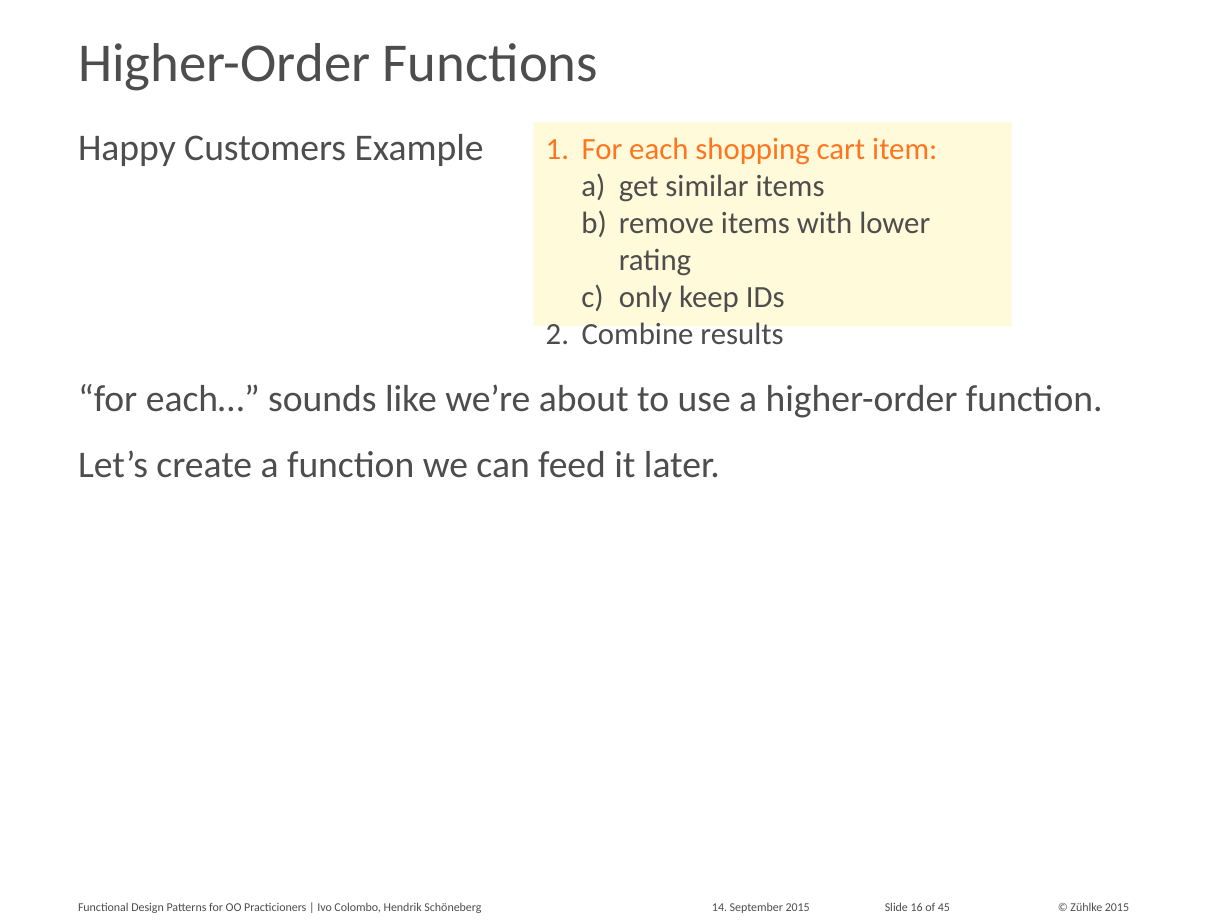
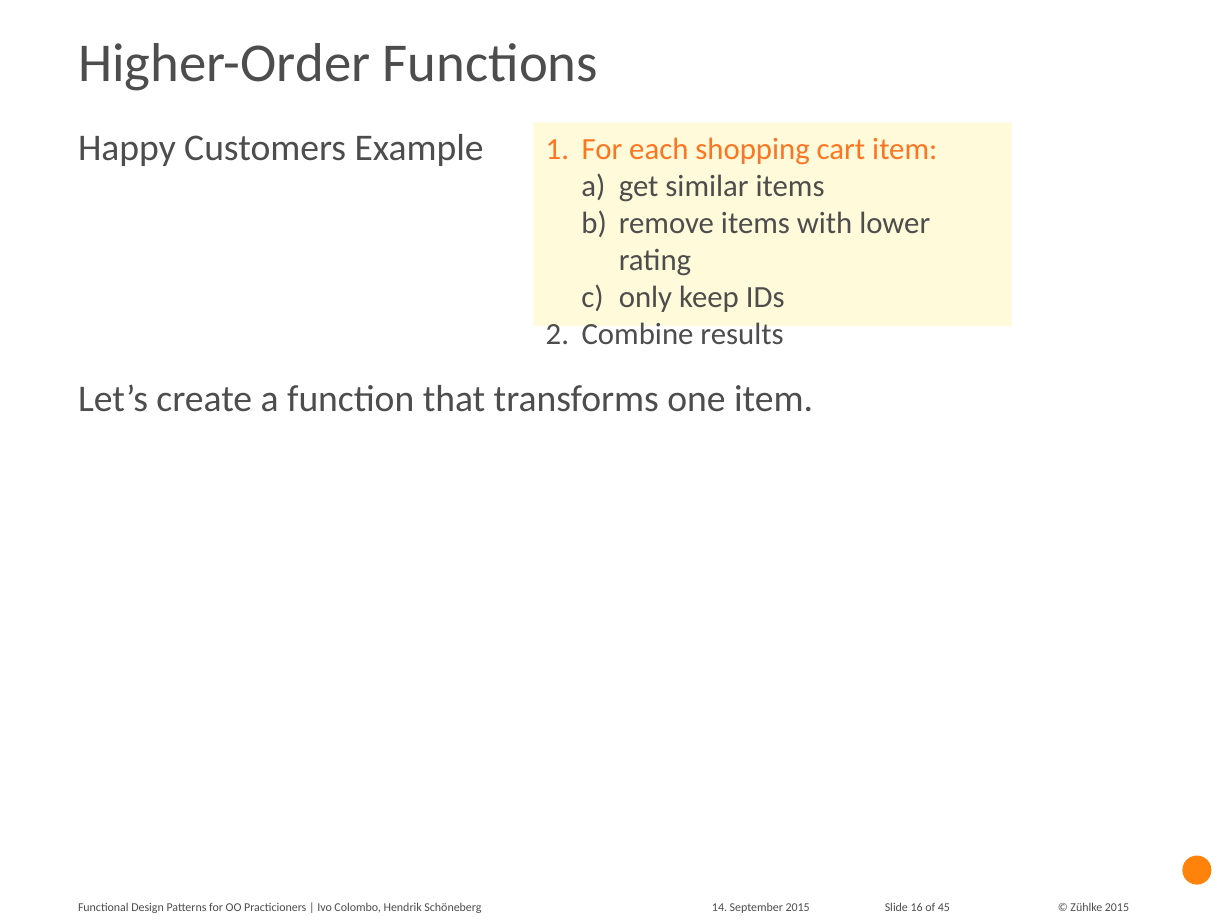
Before and after one commit to aax/zdays-fp-patterns, a slide deck: slide 16 of Functional Design Patterns for OO Practitioners.pptx. Drawn at 1232x924 pixels with LibreOffice and Linux fonts; fonts in the diff are those of the drawing. Boxes give left, top, right and bottom in pixels: in the first picture for what was removed or moved away, otherwise in the second. Text is boxed around its words. In the diff, an @@ line names an element or a change of style, - is before the commit and + after.

```diff
--- a/Functional Design Patterns for OO Practitioners.pptx
+++ b/Functional Design Patterns for OO Practitioners.pptx
@@ text at (78, 384, 813, 412): text changed @@
-“for each…” sounds like we’re about to use a higher-order function.
-Let’s create a function we can feed it later.
+Let’s create a function that transforms one item.
@@ ellipse added at (1183, 855, 1212, 885), fill #FF820A @@
```
Also in this commit, not shown: 20 other slides changed, 1 other file.
